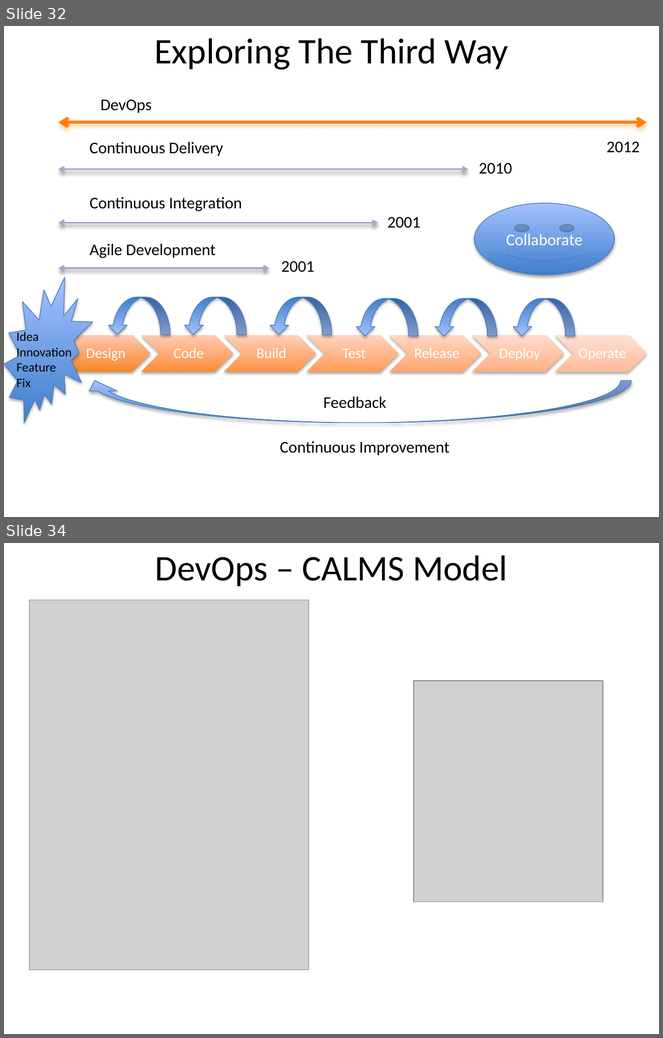
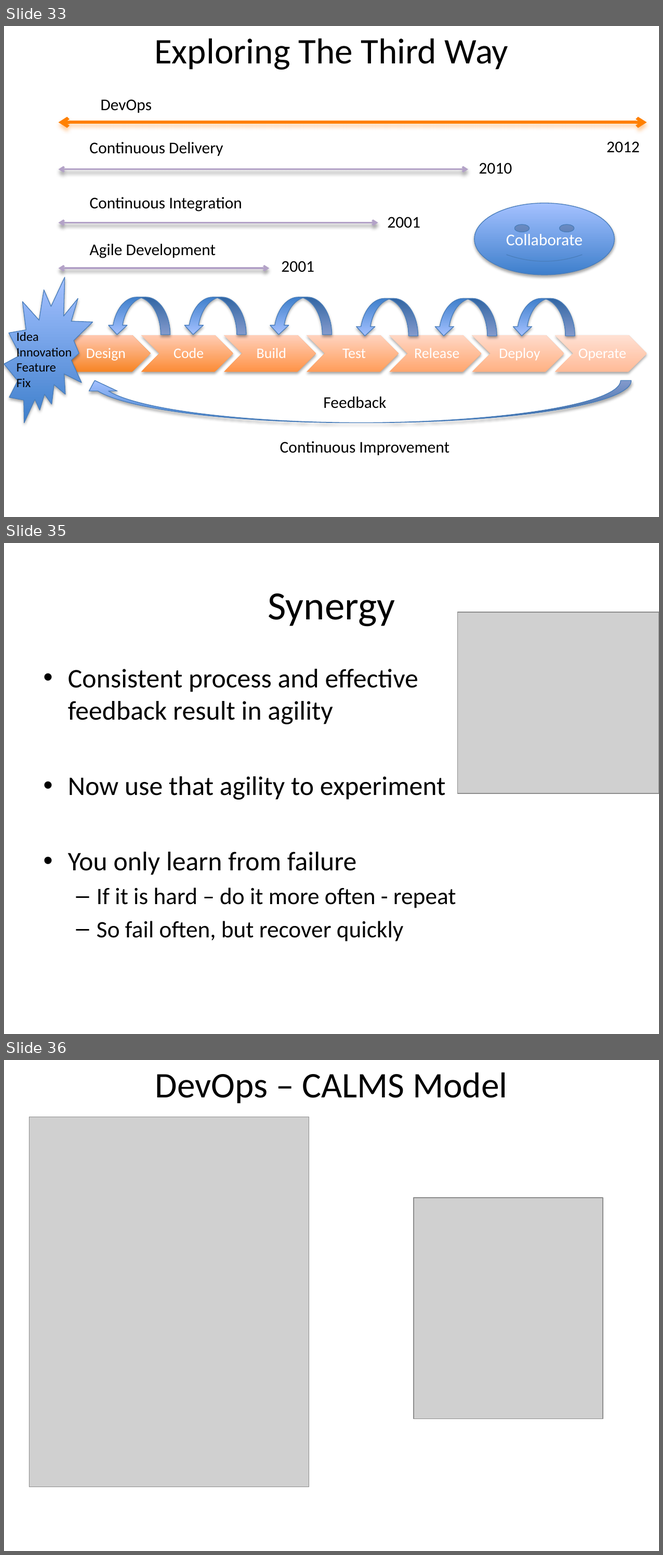
Before and after one commit to browngeek666/DevOpsPres, a slide deck: ALFDevOps.pptx. Shown one above the other, each under a label of ours: slides 32 and 34 before the commit, slides 33, 35 and 36 after it; the slides between them are not shown. The pictures are 663x1038 and 663x1555 pixels, drawn with LibreOffice and Linux fonts; fonts in the diff are those of the drawing; grey boxes stand for pictures. Boxes give left, top, right and bottom in pixels: in the first picture for what was removed or moved away, otherwise in the second. Text is boxed around its words. In the diff, an @@ line names an element or a change of style, - is before the commit and + after.

```diff
--- a/ALFDevOps.pptx
+++ b/ALFDevOps.pptx
@@ slide 35 added at (x1=4, y1=543, x2=659, y2=1034), background #FFFFFF @@
@@ title added at (x1=268, y1=593, x2=395, y2=627), 44 pt, text #000000 @@
+Synergy
@@ picture added at (x1=458, y1=613, x2=659, y2=794) @@
@@ text added at (x1=68, y1=669, x2=456, y2=942), 29.6 pt, text #000000 @@
+• Consistent process and effective feedback result in agility
+• Now use that agility to experiment
+• You only learn from failure
+  – If it is hard – do it more often - repeat
+  – So fail often, but recover quickly
@@ what was slide 32 is now slide 33 @@
@@ what was slide 34 is now slide 36 @@
```
Also in this commit, not shown: 3 slides changed, 5 other slides added, 4 slides removed.
